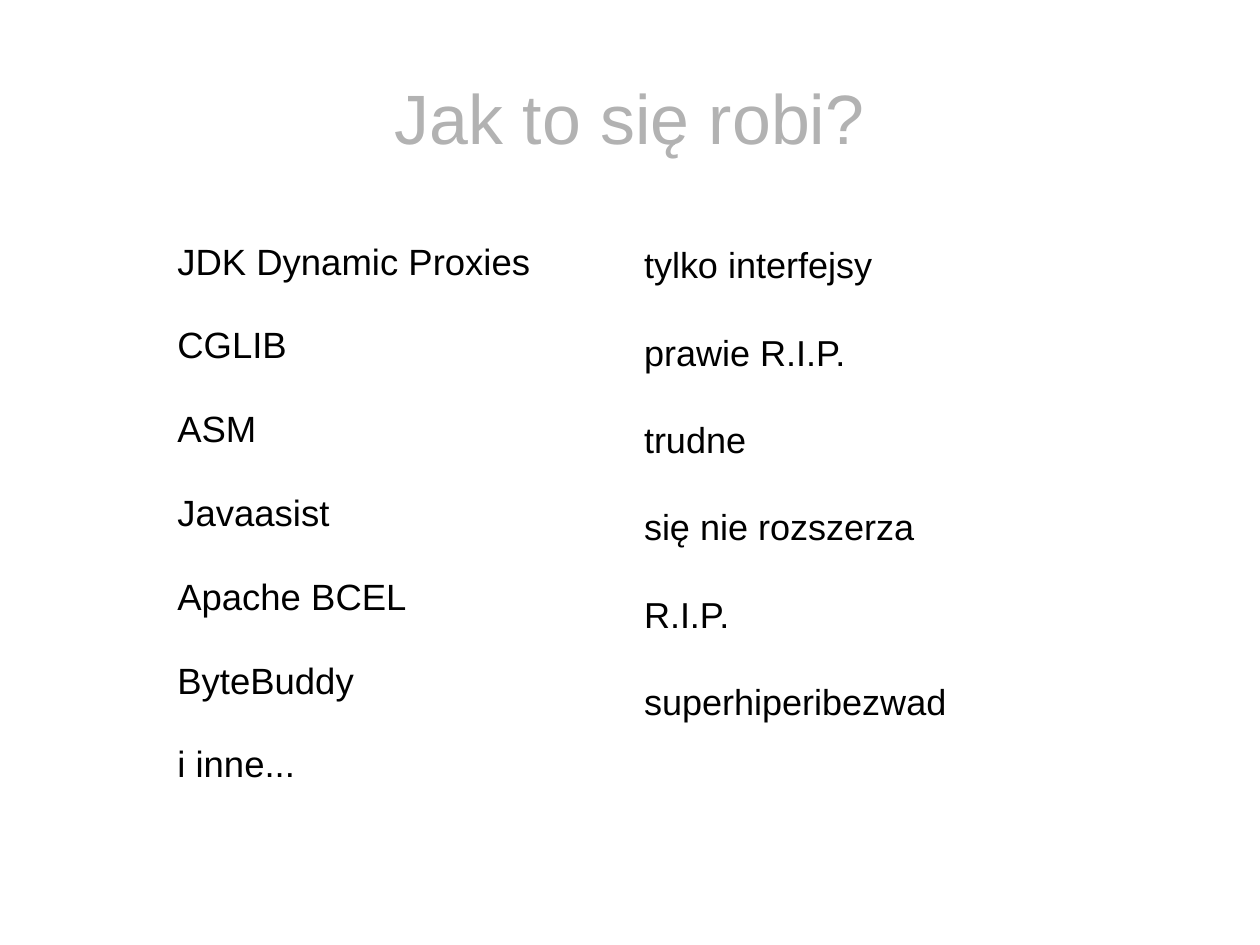
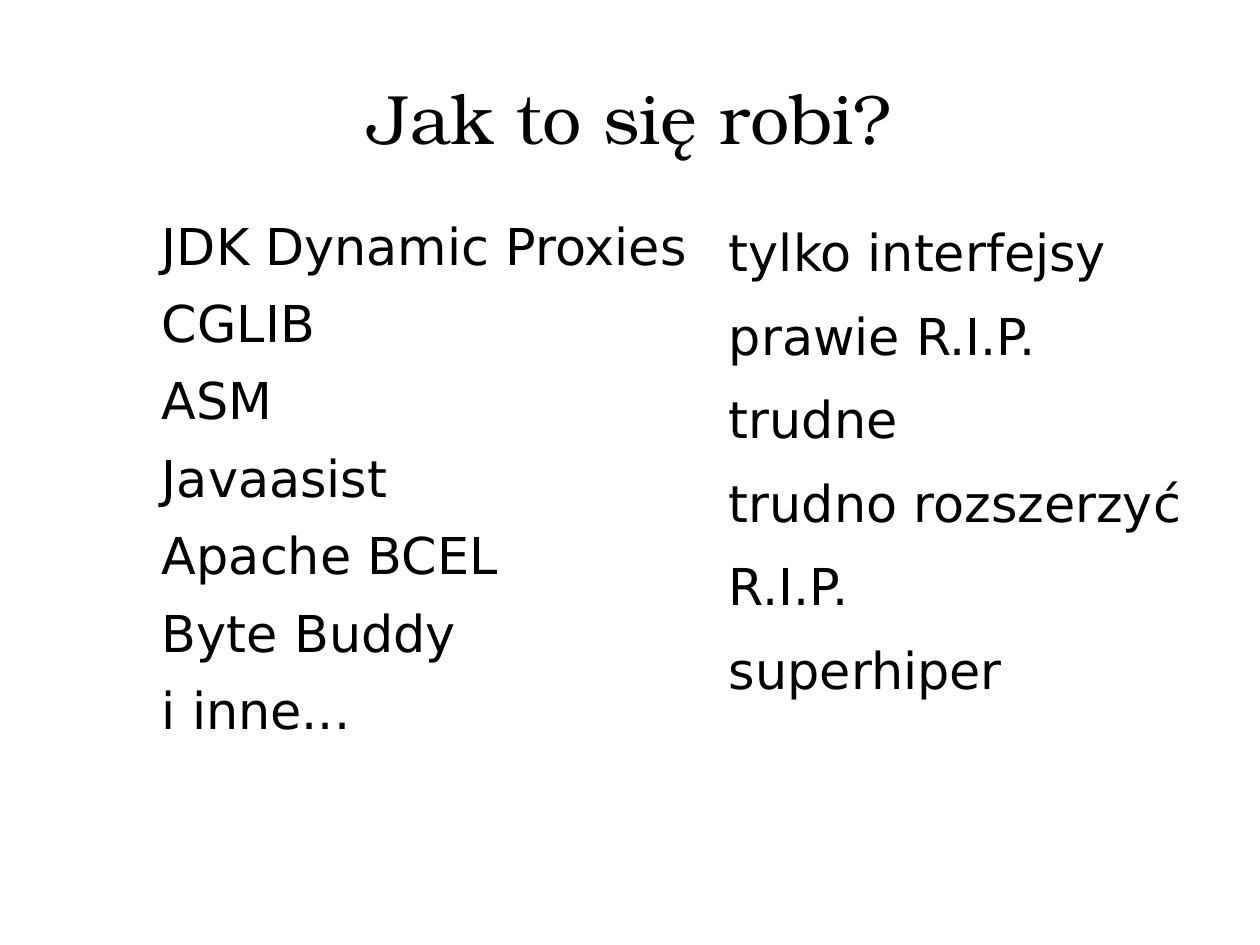
Before and after one commit to tirpitz-verus/bytebuddy-agent-presentation, a slide deck: slide 12 of slides.odp (slide 11 before the commit). Drawn at 1260x945 pixels with LibreOffice and Linux fonts; fonts in the diff are those of the drawing. Boxes give left, top, right and bottom in pixels: in the first picture for what was removed or moved away, otherwise in the second. Text is boxed around its words. In the diff, an @@ line names an element or a change of style, - is before the commit and + after.

```diff
--- a/slides.odp
+++ b/slides.odp
@@ title "Jak to się robi?" at (368,94,892,160): font Arial to TeX Gyre Bonum, text colour #B2B2B2 to #000000 @@
@@ text at (162,226,687,730): size 23 to 32 pt, font Arial to DejaVu Sans in "JDK Dynamic Proxies", "CGLIB", "ASM", "Javaasist" and 2 more places; indent changed; line spacing 1.4 to 0.9 @@
@@ text at (729,232,1106,605): size 22.7 to 32 pt, font Arial to DejaVu Sans in "tylko interfejsy", "prawie R.I.P.", "trudne", "R.I.P."; line spacing 1.5 to 1 @@
@@ text "tylko interfejsy": place and size @@
-text "tylko interfejsy" at (644,252,946,722)
+text "tylko interfejsy" at (729,232,1181,700)
@@ text at (729,481,1181,533): text changed; size 22.7 to 32 pt; font Arial to DejaVu Sans @@
-się nie rozszerza
+trudno rozszerzyć
@@ text at (162,613,455,663): text changed; size 23 to 32 pt; font Arial to DejaVu Sans @@
-ByteBuddy
+Byte Buddy
@@ text at (729,650,1002,700): text changed; size 22.7 to 32 pt; font Arial to DejaVu Sans @@
-superhiperibezwad
+superhiper
```
Also in this commit, not shown: 11 other slides changed, 4 slides added, 3 slides removed, 1 other file.
